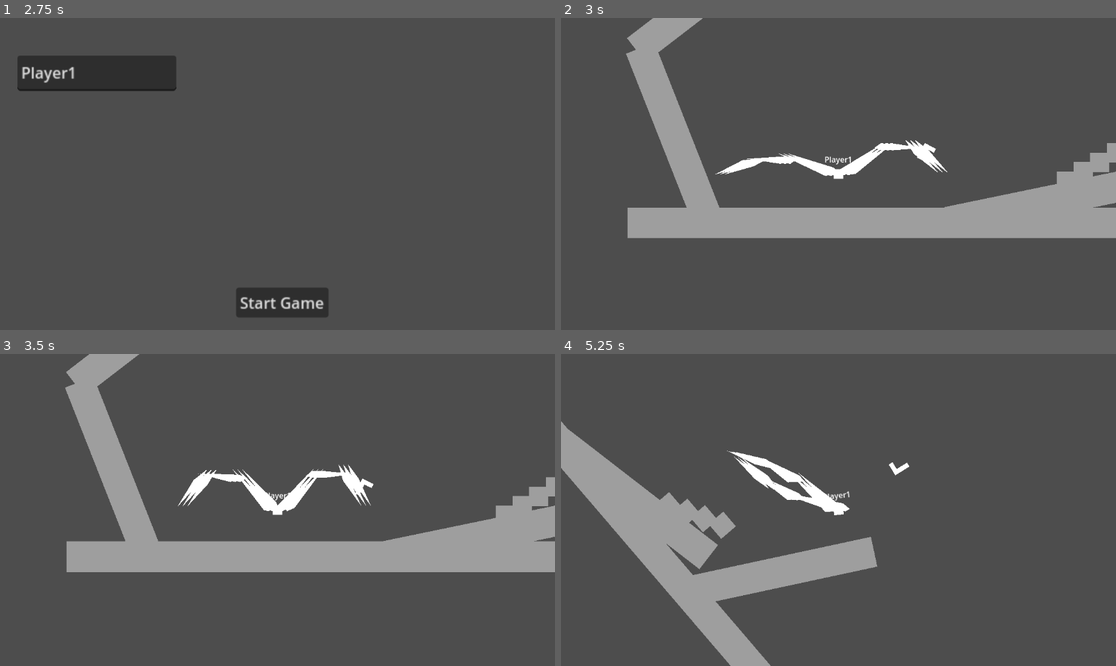
Above: before the commit, frames 1-4 (two rows, left to right).
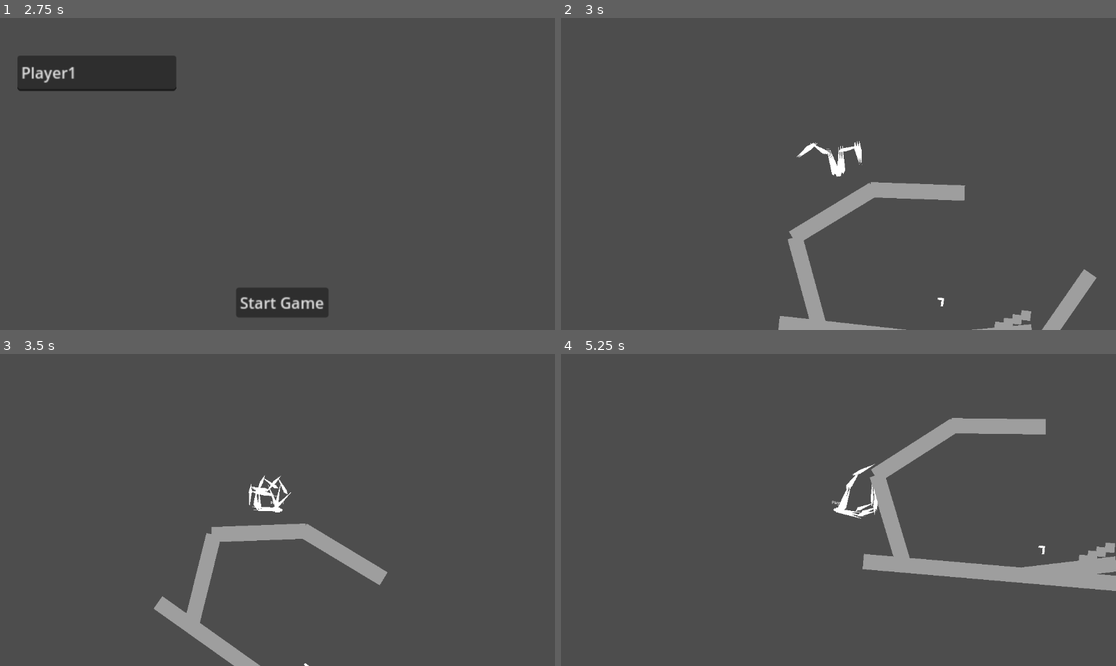
Above: after the commit, the same moments.

Repository: jalbr03/Immured
Game: Godot game, scene res://game.tscn
Same seed, same stepped clock (60 frames per second), same inputs: the game is played once before the commit and once after it.
Inputs (mouse positions are in pixels of both pictures, inside the frame that each line leads up to):
- Up to frame 1 (2.75 s): click (277, 183) at 0.52 s; type "12" at 0.6 s; click "Copy OID" at 1.25 s; click "Host" at 2 s
- Up to frame 2 (3 s): click "Start Game" at 2.75 s
- Up to frame 3 (3.5 s): no input
- Up to frame 4 (5.25 s): move the mouse to (960, 494) at 3.52 s; press the mouse at (960, 494) at 3.53 s; hold Right (ui_right) 3.53-4.28 s; tap Space (Jump) at 3.77, 4.52 s; move the mouse to (727, 525) at 4.27 s; release the mouse at (727, 525) at 4.28 s; hold Left (ui_left) 4.28-5.03 s; right-click (727, 525) at 4.35 s; click (727, 525) at 4.42 s; move the mouse to (894, 441) at 5.02 s; press the mouse at (894, 441) at 5.03 s; hold Right (ui_right) from 5.03 s (still down)

Frame 1 is identical in both runs. In frame 2, 19% of the frame differs, in the area x 11-100%, y 0-100%; in frame 3, 18%; in frame 4, 18%.

Commit message:
enemy logic

Diff:
--- a/Enemy/EnemyHuman.gd
+++ b/Enemy/EnemyHuman.gd
@@ -19,7 +19,6 @@
 			call_child_recursive(child, update_bone)
 
 	weapon.gunHolder = gunHoldFrom
-	weapon.global_position = Vector2(500, 500)
 	weapon.mainHoldingHand = $PB_upperArmRight/Hand
 	$Skeleton2D.weapon = weapon
 	get_parent().add_child(weapon)
--- a/Enemy/EnemySkeleton.gd
+++ b/Enemy/EnemySkeleton.gd
@@ -14,10 +14,29 @@
 var physicsLimbs
 var walkingLimbs
 var gunHoldingLimbs
+var livingLimbs
+
+enum states {
+	wonder,
+	attacking,
+	runningAway,
+	investigating,
+	mindControlled
+}
+
+var currentState = states.wonder
+var walkingDirection = 0
+var lastSeenSpot:Vector2 = Vector2.ZERO
 
 var maxHP = 10
 var HP = 10
 var weapon:Node2D = null
+enum weaponStates{
+	rest,
+	aming
+}
+var weaponState
+@onready var line_of_sight: RayCast2D = $"../PB_torso/LineOfSight"
 
 @onready var bonesToPath = [
 	$torso,
@@ -37,6 +56,7 @@
 	physicsLimbs = get_parent().get_children().filter(func(x): return x is RigidBody2D)
 	walkingLimbs = filterLimbs(Globals.abilities.walk)
 	gunHoldingLimbs = filterLimbs(Globals.abilities.hold)
+	livingLimbs = filterLimbs(Globals.abilities.live)
 	for limb:RigidBody2D in physicsLimbs:
 		limb.contact_monitor = true
 		limb.max_contacts_reported = 100
@@ -46,21 +66,75 @@
 
 	var newPos:Vector2 = $"../PB_torso".global_position
 
-	walk(Input.get_axis("ui_left", "ui_right"))
-	holdUpGun(get_global_mouse_position())
+	var targetMonster:CharacterBody2D = findClosestMonster()
+
+	if(targetMonster != null && currentState != states.mindControlled):
+		lastSeenSpot = targetMonster.global_position
+		if(currentState == states.runningAway):
+			var distanceToMonster = global_position.distance_to(targetMonster.global_position)
+			if(distanceToMonster > 500):
+				currentState = states.attacking
+		else:
+			currentState = states.attacking
+
+	match currentState:
+		states.wonder:
+			walk(walkingDirection)
+			var randomNumber = randi_range(0, 100)
+			if(randomNumber == 0):
+				walkingDirection = randi_range(-1, 1)
+		states.attacking:
+			if(targetMonster != null):
+				var direction = sign(targetMonster.global_position.x-global_position.x)
+				var distanceToMonsterx = abs(global_position.x-targetMonster.global_position.x)
+				var distanceToMonster = global_position.distance_to(targetMonster.global_position)
+				if(distanceToMonsterx < 800):
+					direction = 0
+				if(distanceToMonster < 100):
+					currentState = states.runningAway
+				walk(direction)
+				gunLogic(targetMonster.global_position)
+			else:
+				currentState = states.investigating
+		states.runningAway:
+			if(targetMonster != null):
+				var direction = sign(global_position.x-targetMonster.global_position.x)
+				walk(direction)
+		states.investigating:
+			var direction = sign(lastSeenSpot.x-global_position.x)
+			walk(direction)
+		states.mindControlled:
+			pass
+
+	#if(targetMonster != null):
+		#walk(Input.get_axis("ui_left", "ui_right"))
+		#gunLogic(targetMonster.global_position)
 
 	newPos += velocity
 	global_position = lerp(global_position, newPos, 0.1)
 
-func holdUpGun(target):
+
+func findClosestMonster():
+	var closestMonster = null
+	var bestDist = INF
+	for player:CharacterBody2D in Globals.players:
+		line_of_sight.target_position.x = livingLimbs[0].global_position.distance_to(player.global_position)
+		line_of_sight.look_at(player.global_position)
+		line_of_sight.force_raycast_update()
+
+		var dist = global_position.distance_to(player.global_position)
+		if dist < bestDist && !line_of_sight.is_colliding():
+			bestDist = dist
+			closestMonster = player
+	return closestMonster
+
+func gunLogic(target):
 	if(weapon == null):
 		return
-	if(Input.is_mouse_button_pressed(MOUSE_BUTTON_LEFT)):
-		weapon.shoot()
-		#$"../PB_upperArmRight".apply_force(Vector2(cos(rotation), sin(rotation))*-1000, $"../PB_upperArmRight".global_position)
 
+	weapon.shoot()
 	$TargetRight.global_position = target
-	$TargetLeft.global_position = weapon.hand2.global_position
+	$TargetLeft.global_position = weapon.otherHand.global_position
 
 func walk(direction):
 	if(direction > 0):
@@ -71,10 +145,11 @@
 		$"../AnimationPlayer".play("RESET")
 	for limb:RigidBody2D in walkingLimbs:
 		if limb.get_colliding_bodies().size() > 0:
-			velocity.y = -limb.linear_velocity.y
-			velocity.x = -limb.linear_velocity.x
+			velocity.y = -limb.linear_velocity.y*2
+			velocity.x = direction*50
 		else:
 			velocity.y += 2
+
 
 func processLimbs(delta):
 	var i = 0
@@ -86,14 +161,14 @@
 		var rotation_difference = angle_difference(limb.global_rotation, boneTo.global_rotation)
 		var position_difference:Vector2 = boneTo.global_position - limb.global_position
 
-		var force: Vector2 = hookes_law(position_difference, limb.linear_velocity, linear_spring_stiffness, linear_spring_damping) * HP/maxHP
+		var force: Vector2 = hookes_law(position_difference, limb.linear_velocity, linear_spring_stiffness, linear_spring_damping) * HP/maxHP * limb.strengthMultiplyer
 		force = force.limit_length(max_linear_force)
 		limb.linear_velocity += (force * delta)
-		#
-		var torque = hookes_law(Vector2(rotation_difference, 0), Vector2(limb.angular_velocity, 0), angular_spring_stiffness, angular_spring_damping) * HP/maxHP
+
+		var torque = hookes_law(Vector2(rotation_difference, 0), Vector2(limb.angular_velocity, 0), angular_spring_stiffness, angular_spring_damping) * HP/maxHP * limb.strengthMultiplyer
 		torque = torque.limit_length(max_angular_force)
 		limb.angular_velocity += torque.x * delta
-		#
+
 		i += 1
 
 func filterLimbs(ability):
--- a/Enemy/body.gd
+++ b/Enemy/body.gd
@@ -2,6 +2,7 @@
 
 
 @export var limbAbilitys:Array[Globals.abilities]
+var strengthMultiplyer:float = 1
 
 func _physics_process(delta: float) -> void:
 	pass
--- a/Enemy/enemy.tscn
+++ b/Enemy/enemy.tscn
@@ -316,11 +316,16 @@
 [node name="gunHoldFrom" type="Marker2D" parent="PB_torso"]
 position = Vector2(1, -102)
 
+[node name="LineOfSight" type="RayCast2D" parent="PB_torso"]
+position = Vector2(2, -101)
+target_position = Vector2(0, 0)
+
 [node name="PB_Head" type="RigidBody2D" parent="."]
 position = Vector2(1, -102)
 collision_layer = 2
 collision_mask = 5
 script = ExtResource("3_am0pq")
+limbAbilitys = Array[int]([3])
 
 [node name="CollisionShape2D" type="CollisionShape2D" parent="PB_Head"]
 position = Vector2(0, -21.765)
@@ -475,39 +480,38 @@
 rest = Transform2D(1, 0, 0, 1, -1, 57)
 
 [node name="hipLeft" type="Bone2D" parent="Skeleton2D/torso"]
-scale = Vector2(0.999925, 0.999925)
+scale = Vector2(0.999926, 0.999926)
 rest = Transform2D(1, 0, 0, 1, 0, 0)
 
 [node name="upperLegLeft" type="Bone2D" parent="Skeleton2D/torso/hipLeft"]
+position = Vector2(0, 52)
+scale = Vector2(0.999916, 0.999916)
+rest = Transform2D(1, 0, 0, 1, 0, 52)
+
+[node name="lowerLegLeft" type="Bone2D" parent="Skeleton2D/torso/hipLeft/upperLegLeft"]
+position = Vector2(0, 51)
+rest = Transform2D(1, 0, 0, 1, -6, 70)
+
+[node name="hipRight" type="Bone2D" parent="Skeleton2D/torso"]
+scale = Vector2(0.999924, 0.999924)
+rest = Transform2D(1, 0, 0, 1, 0, 0)
+
+[node name="upperLegRight" type="Bone2D" parent="Skeleton2D/torso/hipRight"]
 position = Vector2(0, 52)
 scale = Vector2(0.999918, 0.999918)
 rest = Transform2D(1, 0, 0, 1, 0, 52)
 
-[node name="lowerLegLeft" type="Bone2D" parent="Skeleton2D/torso/hipLeft/upperLegLeft"]
-position = Vector2(0, 51)
-rest = Transform2D(1, 0, 0, 1, -6, 70)
-
-[node name="hipRight" type="Bone2D" parent="Skeleton2D/torso"]
-scale = Vector2(0.999925, 0.999925)
-rest = Transform2D(1, 0, 0, 1, 0, 0)
-
-[node name="upperLegRight" type="Bone2D" parent="Skeleton2D/torso/hipRight"]
-position = Vector2(0, 52)
-scale = Vector2(0.999919, 0.999919)
-rest = Transform2D(1, 0, 0, 1, 0, 52)
-
 [node name="lowerLegRight" type="Bone2D" parent="Skeleton2D/torso/hipRight/upperLegRight"]
 position = Vector2(0, 51)
 rest = Transform2D(1, 0, 0, 1, -6, 70)
 
 [node name="TargetLeft" type="Marker2D" parent="Skeleton2D"]
-position = Vector2(94, -38)
+position = Vector2(-1, 22)
 
 [node name="TargetRight" type="Marker2D" parent="Skeleton2D"]
-position = Vector2(123, -72)
+position = Vector2(-1, 19)
 
 [node name="AnimationPlayer" type="AnimationPlayer" parent="."]
 libraries = {
 &"": SubResource("AnimationLibrary_qi2p4")
 }
-autoplay = "walkRight"
--- a/Enemy/pistol.tscn
+++ b/Enemy/pistol.tscn
@@ -9,10 +9,10 @@
 [sub_resource type="GradientTexture2D" id="GradientTexture2D_v7imy"]
 gradient = SubResource("Gradient_nyofg")
 
-[node name="Pistol" type="Node2D" node_paths=PackedStringArray("hand1", "hand2")]
+[node name="Pistol" type="Node2D" node_paths=PackedStringArray("otherHand")]
 script = ExtResource("1_nyofg")
-hand1 = NodePath("hand1")
-hand2 = NodePath("hand2")
+otherHand = NodePath("otherHand")
+requoil = 1000
 
 [node name="ColorRect" type="Sprite2D" parent="."]
 position = Vector2(-9.48304, 5.96364)
@@ -24,7 +24,5 @@
 scale = Vector2(0.538228, -0.149972)
 texture = SubResource("GradientTexture2D_v7imy")
 
-[node name="hand1" type="Marker2D" parent="."]
-
-[node name="hand2" type="Marker2D" parent="."]
+[node name="otherHand" type="Marker2D" parent="."]
 position = Vector2(-10, 7)
--- a/Enemy/weaponLogic.gd
+++ b/Enemy/weaponLogic.gd
@@ -1,16 +1,22 @@
 extends Node2D
 
-@export var hand1:Marker2D
-@export var hand2:Marker2D
+@export var otherHand:Marker2D
 @export var requoil = 100
 var gunHolder:Node2D
 var mainHoldingHand:Node2D
+@export var maxReloadTime = 1
+var ReloadTime = 0
 
 func _process(delta: float) -> void:
 	global_position = mainHoldingHand.global_position
 	scale.y = sign(global_position.x-gunHolder.global_position.x)
 	rotation = mainHoldingHand.global_rotation+PI/2
+	if(ReloadTime > 0):
+		ReloadTime -= delta
 
 func shoot():
+	if(ReloadTime > 0):
+		return
+	ReloadTime = maxReloadTime
 	var arm:RigidBody2D = mainHoldingHand.get_parent()
-	arm.apply_force(Vector2(cos(rotation+PI/2), sin(rotation+PI/2))*-requoil*10, global_position)
+	arm.apply_force(Vector2(cos(rotation+PI/2), sin(rotation+PI/2))*-requoil, global_position)
--- a/Game.gd
+++ b/Game.gd
@@ -12,7 +12,6 @@
 const PLAYER_TEXTBOX = preload("res://player_name.tscn")
 
 var peer = ENetMultiplayerPeer.new()
-var players: Array[Monster] = []
 
 func _ready():
 	$MultiplayerSpawner.spawn_function = add_player
@@ -76,7 +75,7 @@
 	var player = PLAYER.instantiate()
 	player.name = str(pid)
 	player.global_position = find_child("SpawnPoint", true, false).global_position
-	players.append(player)
+	Globals.players.append(player)
 	return player
 
 func _on_copy_oid_pressed():
--- a/Globals.gd
+++ b/Globals.gd
@@ -1,2 +1,3 @@
 extends Node
 enum abilities {none, walk, climb, live, hold}
+var players: Array[Monster] = []
--- a/Leg.gd
+++ b/Leg.gd
@@ -15,7 +15,7 @@
 
 var animateLeg = false
 var animateTime = 0
-var animationSpeed = 0.005
+var animationSpeed = 3
 var animateToPoint:Vector2
 enum floorCastStates {castOut, castIn, castInLong}
 var floorCastState = floorCastStates.castOut
@@ -24,7 +24,7 @@
 	nextStepPoint = $Target.global_position
 	currentStepPoint = $Target.global_position
 	lastStepPoint = $Target.global_position
-	maxStepDelay = legIndex*100
+	maxStepDelay = legIndex*0.1
 
 	$FloorCast.collide_with_areas = true
 	#if(!is_multiplayer_authority()):
@@ -68,7 +68,7 @@
 	nextStepPoint = $FloorCast.get_collision_point()
 
 	if(currentStepPoint.distance_to(nextStepPoint) > stepDist && !animateLeg):
-		stepDelay -= 1
+		stepDelay -= delta
 		if(stepDelay <= 0):
 			animateLeg = true
 			animateToPoint = nextStepPoint
@@ -85,7 +85,7 @@
 			animatedStep = animateToPoint
 		currentStepPoint = lerp(animatedLastStep, animatedStep, animateTime)
 
-		animateTime += animationSpeed
+		animateTime += animationSpeed*delta
 		if(animateTime >= 1):
 			animateLeg = false
 			animateTime = 0
--- a/Levels/Level1.tscn
+++ b/Levels/Level1.tscn
@@ -10,7 +10,7 @@
 script = ExtResource("1_3anf8")
 
 [node name="SpawnPoint" type="Marker2D" parent="."]
-position = Vector2(322, 524)
+position = Vector2(61, -50)
 
 [node name="StaticBody2D" type="StaticBody2D" parent="."]
 position = Vector2(550, 633)
@@ -167,9 +167,9 @@
 [node name="CollisionShape2D" type="CollisionShape2D" parent="StaticBody2D4"]
 shape = SubResource("RectangleShape2D_w77jt")
 
-[node name="Enemy" parent="." node_paths=PackedStringArray("weapon") instance=ExtResource("2_3anf8")]
-position = Vector2(542, 488)
+[node name="Enemy" parent="." node_paths=PackedStringArray("weapon") instance=ExtResource("2_fhqol")]
+position = Vector2(540, 463)
 weapon = NodePath("Pistol")
 
-[node name="Pistol" parent="Enemy" instance=ExtResource("3_fhqol")]
-position = Vector2(187, -101)
+[node name="Pistol" parent="Enemy" instance=ExtResource("3_iotdp")]
+position = Vector2(39, -25)
--- a/monster.gd
+++ b/monster.gd
@@ -1,7 +1,7 @@
 class_name Monster
 extends CharacterBody2D
 
-var speed : int = 200
+var speed : int = 300
 
 const GRAVITY = 50
 var jumpStrength = 1000
--- a/monster.tscn
+++ b/monster.tscn
@@ -49,22 +49,23 @@
 horizontal_alignment = 1
 
 [node name="FloorRayCast" type="RayCast2D" parent="."]
-target_position = Vector2(0, 100)
+target_position = Vector2(0, 150)
 
 [node name="FloorNormalRayCast" type="RayCast2D" parent="."]
 position = Vector2(-60, -5)
-rotation = -0.506145
+rotation = -0.366519
 target_position = Vector2(0, 200)
 hit_from_inside = true
 
 [node name="FloorNormalRayCast2" type="RayCast2D" parent="."]
 position = Vector2(60, -5)
-rotation = 0.506145
+rotation = 0.366519
 target_position = Vector2(0, 200)
 hit_from_inside = true
 
 [node name="Camera2D" type="Camera2D" parent="."]
 ignore_rotation = false
+zoom = Vector2(0.5, 0.5)
 rotation_smoothing_enabled = true
 
 [node name="Legs" type="Node2D" parent="."]
Not shown: 1 places in Levels/Level1.tscn that only renumber resources
